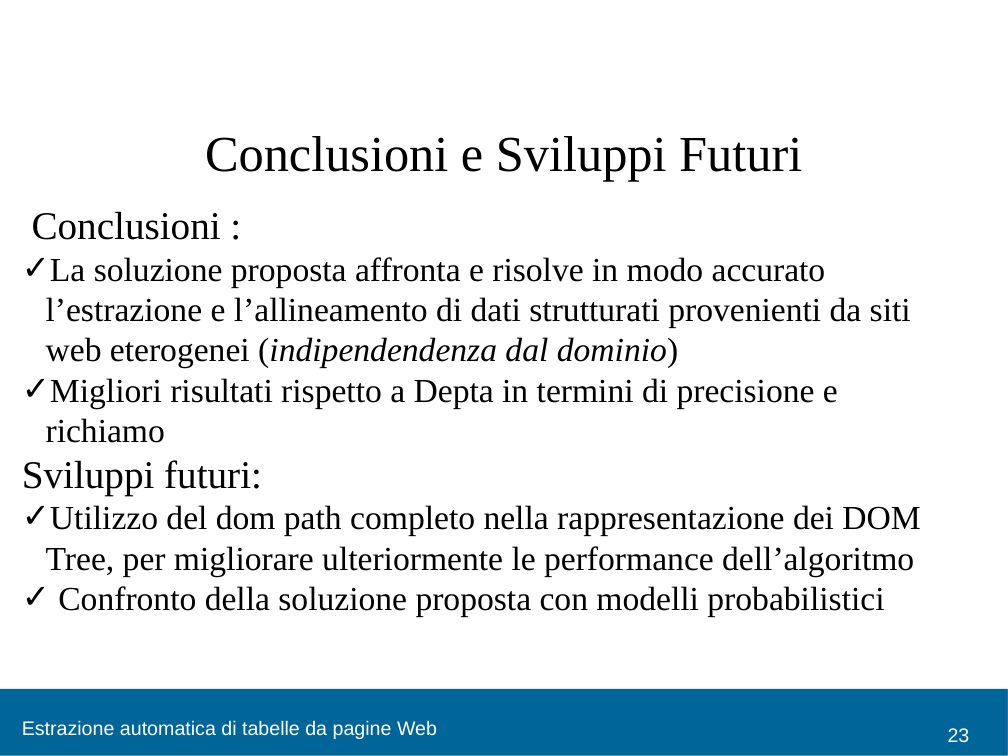
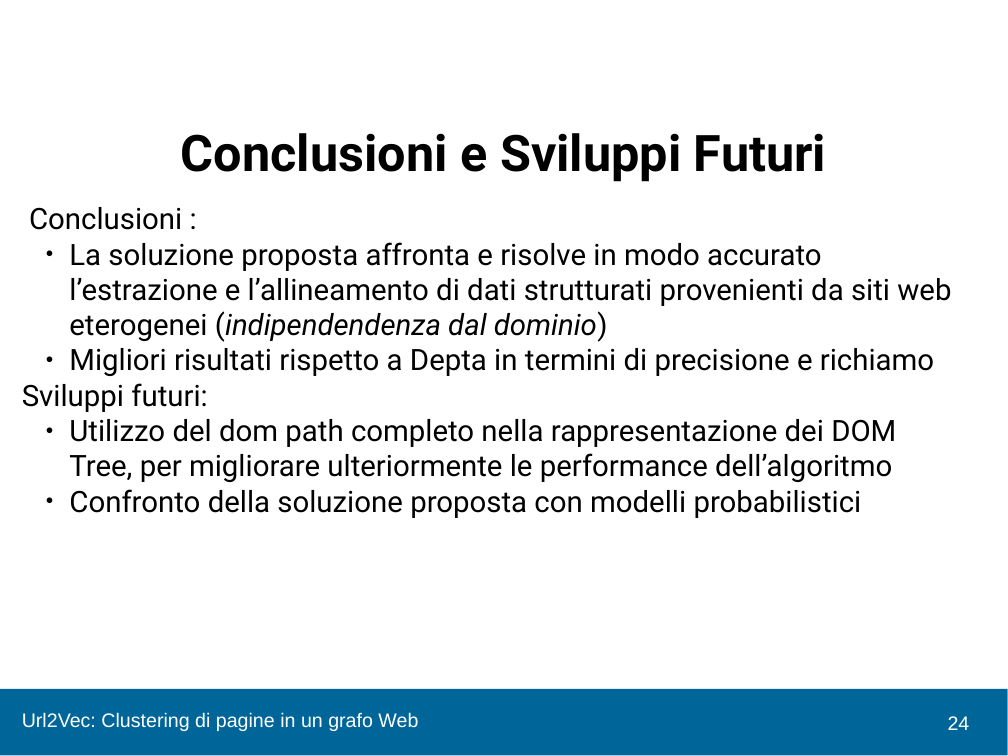
Before and after one commit to chrisPiemonte/Bachelors-Thesis, a slide deck: slide 24 of Slide/Presentaz.pptx (slide 23 before the commit). Drawn at 1008x756 pixels with LibreOffice and Linux fonts; fonts in the diff are those of the drawing; background and template pictures are left out. Boxes give left, top, right and bottom in pixels: in the first picture for what was removed or moved away, otherwise in the second. Text is boxed around its words. In the diff, an @@ line names an element or a change of style, - is before the commit and + after.

```diff
--- a/Slide/Presentaz.pptx
+++ b/Slide/Presentaz.pptx
@@ text "Conclusioni e Sviluppi Futuri" at (181,133,826,182): font Times New Roman to Roboto, bold on @@
@@ text "Conclusioni :" at (22,207,951,518): size 28 to 21 pt in "Conclusioni :", "Sviluppi futuri:"; font Times New Roman to Roboto, size 24 to 21 pt; bullet ✓ to ●; list level 1 to 2 in "La soluzione proposta affronta e ..."; list level 1 to 2 in "Migliori risultati rispetto a Depta ..."; list level 1 to 2 in "Utilizzo del dom path completo ..."; list level 1 to 2 in "Confronto della soluzione proposta con ..." @@
@@ text at (22,712,418,731): text changed @@
-Estrazione automatica di tabelle da pagine Web
+Url2Vec: Clustering di pagine in un grafo Web
@@ page number added at (948,716,970,730), 14 pt, text #FFFFFF @@
+24
@@ page number removed at (948,728,970,743) @@
-23
```
Also in this commit, not shown: 16 other slides changed, 6 slides added, 5 slides removed.
